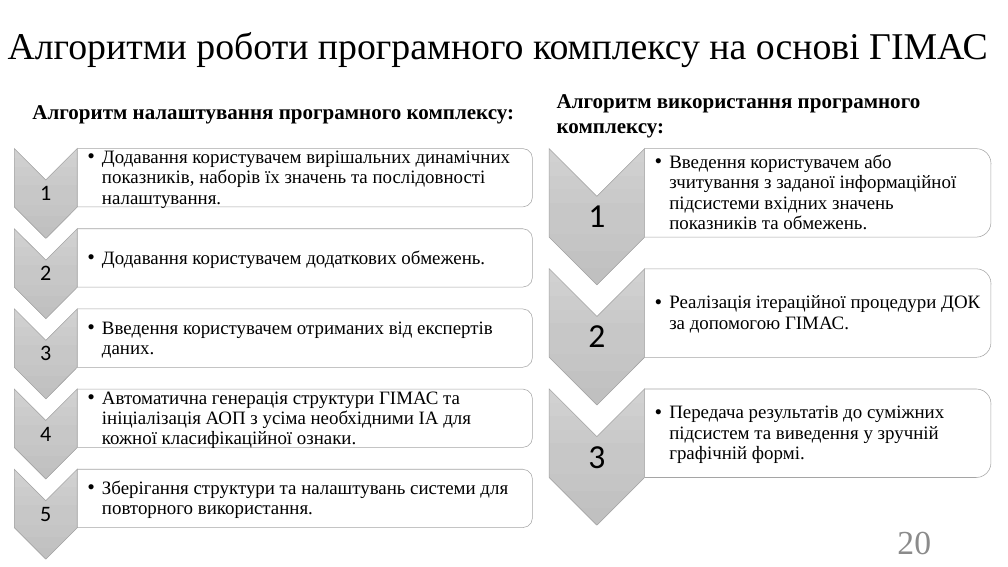
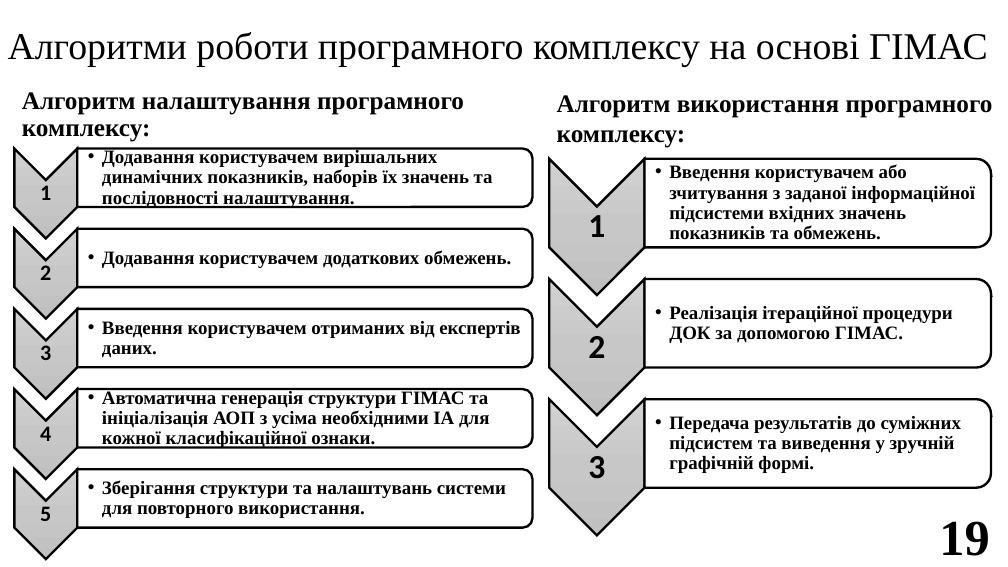
Before and after one commit to SPS-ik/diss, a slide deck: slide 19 of !pres.pptx (slide 20 before the commit). Drawn at 1008x567 pixels with LibreOffice and Linux fonts; fonts in the diff are those of the drawing. Boxes give left, top, right and bottom in pixels: in the first picture for what was removed or moved away, otherwise in the second. Text is boxed around its words. In the diff, an @@ line names an element or a change of style, - is before the commit and + after.

```diff
--- a/!pres.pptx
+++ b/!pres.pptx
@@ text "Алгоритм налаштування програмного комплексу:": place and size @@
-text "Алгоритм налаштування програмного комплексу:" at (32,105,514,124)
+text "Алгоритм налаштування програмного комплексу:" at (22,92,464,142)
@@ text "Алгоритм налаштування програмного комплексу:" at (22,92,464,142): size 20 to 24 pt; alignment centre to left; more space between paragraphs @@
@@ text "Алгоритм використання програмного комплексу:" at (557,95,993,148): size 20 to 24 pt @@
@@ bold on in 16 elements at (40,185,51,200), (102,149,493,208), (40,265,51,280), (102,250,511,268), (40,345,51,360), (102,321,520,358), (40,426,51,441), (102,389,489,449), (40,506,51,521), (102,480,506,518), (588,215,605,237), (588,336,605,358), (588,456,605,479), (669,164,975,240), (669,416,961,473), (669,306,953,343) @@
@@ 6 texts, 3 chevrons, 3 round same rects: place and size @@
-6 texts, 3 chevrons, 3 round same rects at (549,149,991,526)
+6 texts, 3 chevrons, 3 round same rects at (549,159,991,535)
@@ outline #A5A5A5 0.5 pt to #000000 2.25 pt in 16 elements at (14,148,77,238), (14,228,77,318), (14,309,77,399), (14,389,77,479), (14,470,77,560), (78,149,533,207), (78,229,533,287), (78,309,533,367), (78,389,533,447), (78,469,533,527), (549,399,644,535), (549,159,644,295), (549,279,644,415), (645,399,991,487), (645,159,991,248), (645,279,991,368) @@
@@ page number removed at (897,532,931,554) @@
-20
@@ page number added at (939,521,989,556), 48 pt, text #000000, bold @@
+19
```
Also in this commit, not shown: 28 other slides changed, 1 slide added, 1 slide removed.
